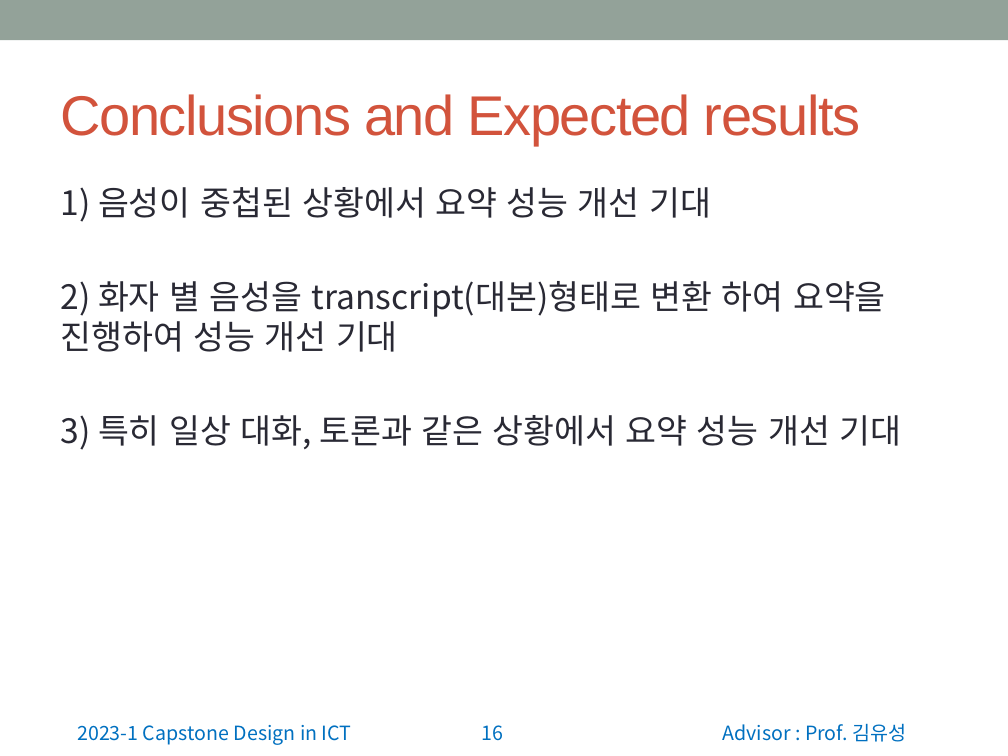
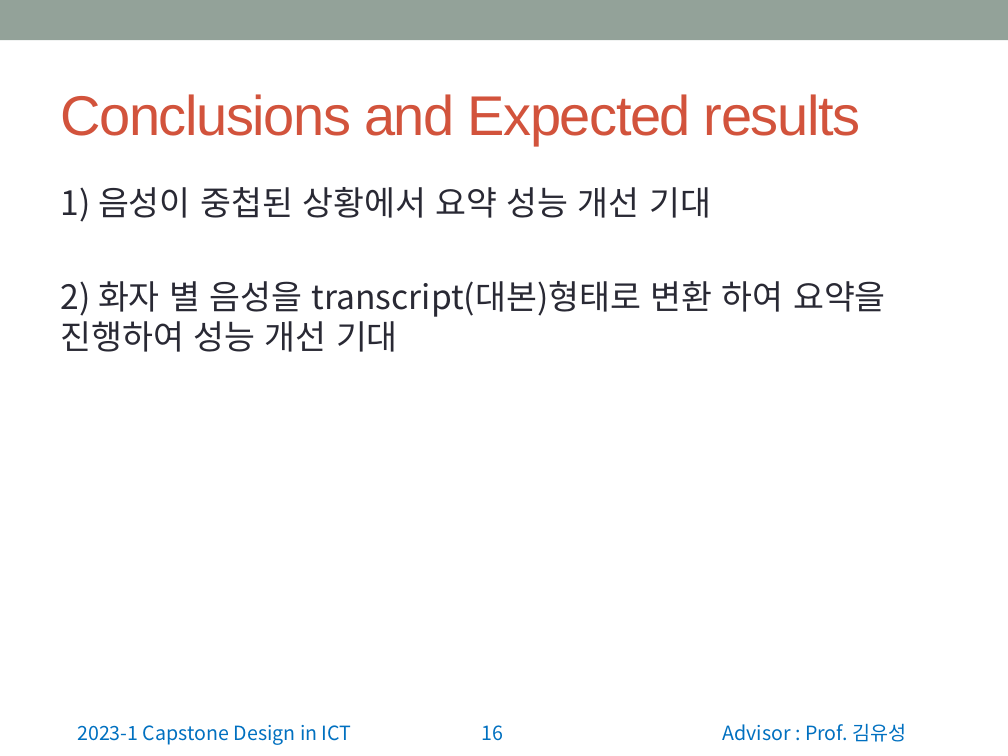
Before and after one commit to wonchul98/audio-to-summary, a slide deck: slide 16 of ppt/0403_2조_주제 발표.pptx. Drawn at 1008x756 pixels with LibreOffice and Linux fonts; fonts in the diff are those of the drawing. Boxes give left, top, right and bottom in pixels: in the first picture for what was removed or moved away, otherwise in the second. Text is boxed around its words. In the diff, an @@ line names an element or a change of style, - is before the commit and + after.

```diff
--- a/ppt/0403_2조_주제 발표.pptx
+++ b/ppt/0403_2조_주제 발표.pptx
@@ text at bbox=[60, 415, 901, 450]: paragraph removed @@
-3) 특히 일상 대화, 토론과 같은 상황에서 요약 성능 개선 기대
```
Also in this commit, not shown: 3 other slides changed, 3 other files.
